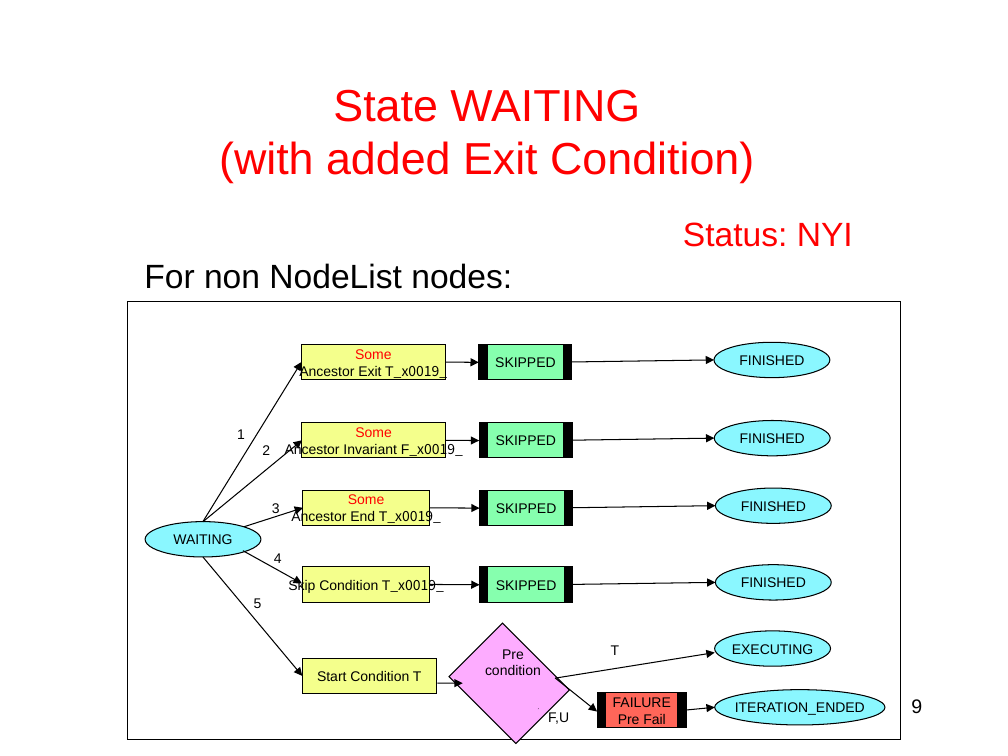
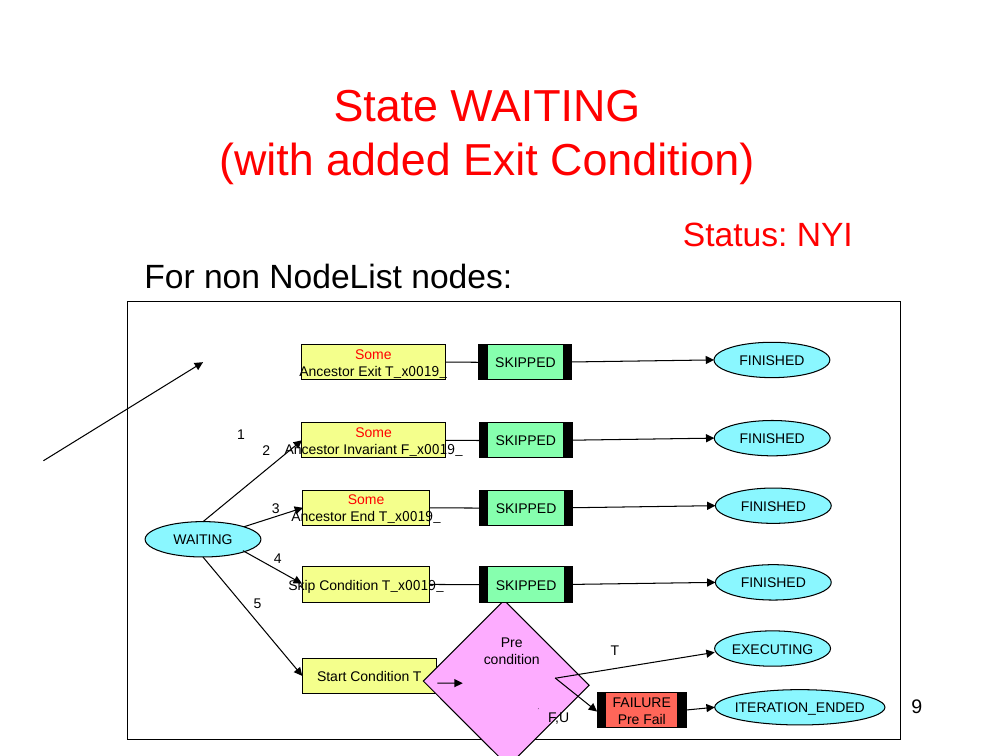
Before and after one commit to plexil-group/plexil, a slide deck: slide 9 of doc/NodeStateTransitions.ppt. Drawn at 1008x756 pixels with LibreOffice and Linux fonts; fonts in the diff are those of the drawing. Boxes give left, top, right and bottom in pixels: in the first picture for what was removed or moved away, otherwise in the second. Text is boxed around its words. In the diff, an @@ line names an element or a change of style, - is before the commit and + after.

```diff
--- a/doc/NodeStateTransitions.ppt
+++ b/doc/NodeStateTransitions.ppt
@@ arrow moved from (203, 522) - (301, 362) to (43, 461) - (203, 362) @@
@@ arrow moved from (446, 362) - (479, 362) to (446, 362) - (488, 362) @@
@@ arrow moved from (446, 440) - (479, 440) to (446, 440) - (488, 440) @@
@@ arrow moved from (429, 508) - (480, 508) to (429, 508) - (488, 508) @@
@@ arrow moved from (429, 585) - (480, 585) to (429, 585) - (488, 585) @@
@@ rectangle: place and size @@
-rectangle at bbox=[449, 623, 569, 743]
+rectangle at bbox=[424, 600, 589, 756]
@@ text "Pre": place and size @@
-text "Pre" at bbox=[485, 649, 541, 675]
+text "Pre" at bbox=[484, 637, 540, 664]
```
Also in this commit, not shown: 19 other slides changed.
